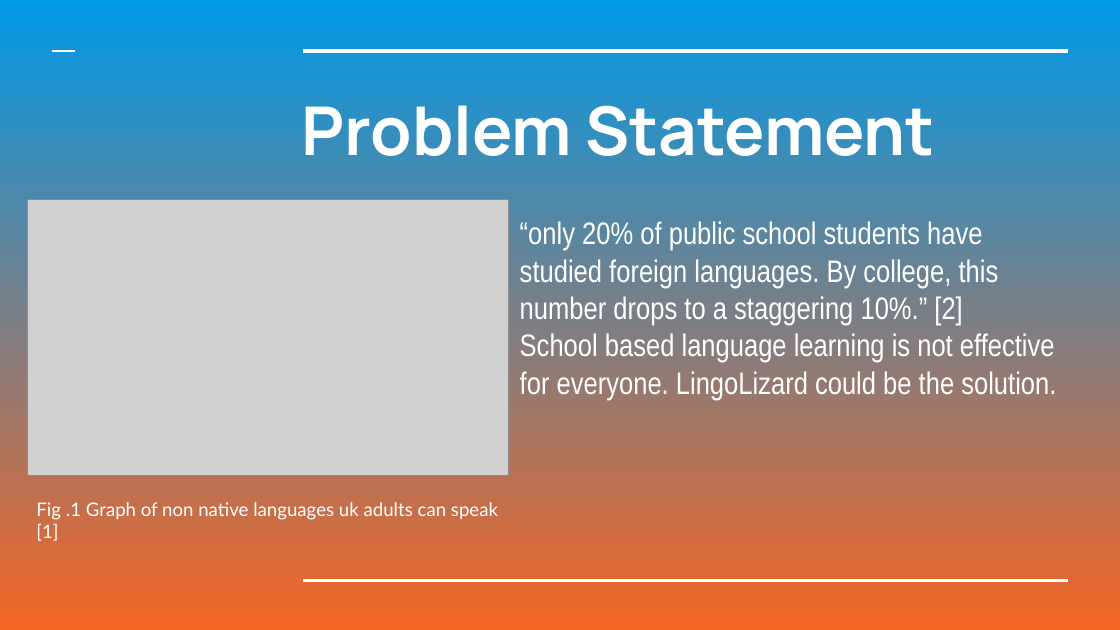
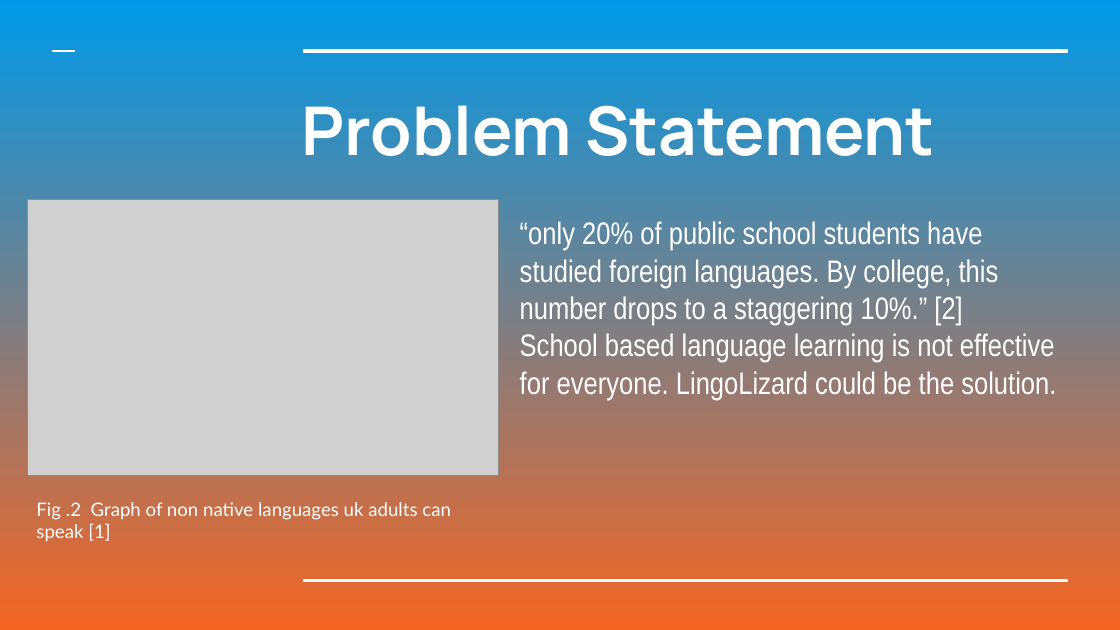
Before and after one commit to mjc136/4thYearProject, a slide deck: slide 4 of IterationZero/LingoLizard.pptx (slide 3 before the commit). Drawn at 1120x630 pixels with LibreOffice and Linux fonts; fonts in the diff are those of the drawing; grey boxes stand for pictures. Boxes give left, top, right and bottom in pixels: in the first picture for what was removed or moved away, otherwise in the second. Text is boxed around its words. In the diff, an @@ line names an element or a change of style, - is before the commit and + after.

```diff
--- a/IterationZero/LingoLizard.pptx
+++ b/IterationZero/LingoLizard.pptx
@@ picture: place and size @@
-picture at [28, 199, 510, 475]
+picture at [28, 199, 500, 475]
@@ text at [36, 502, 451, 541]: text changed @@
-Fig .1 Graph of non native languages uk adults can speak [1]
+Fig .2 Graph of non native languages uk adults can speak [1]
```
Also in this commit, not shown: 6 other slides changed, 5 slides added, 1 slide removed, 2 other files.
